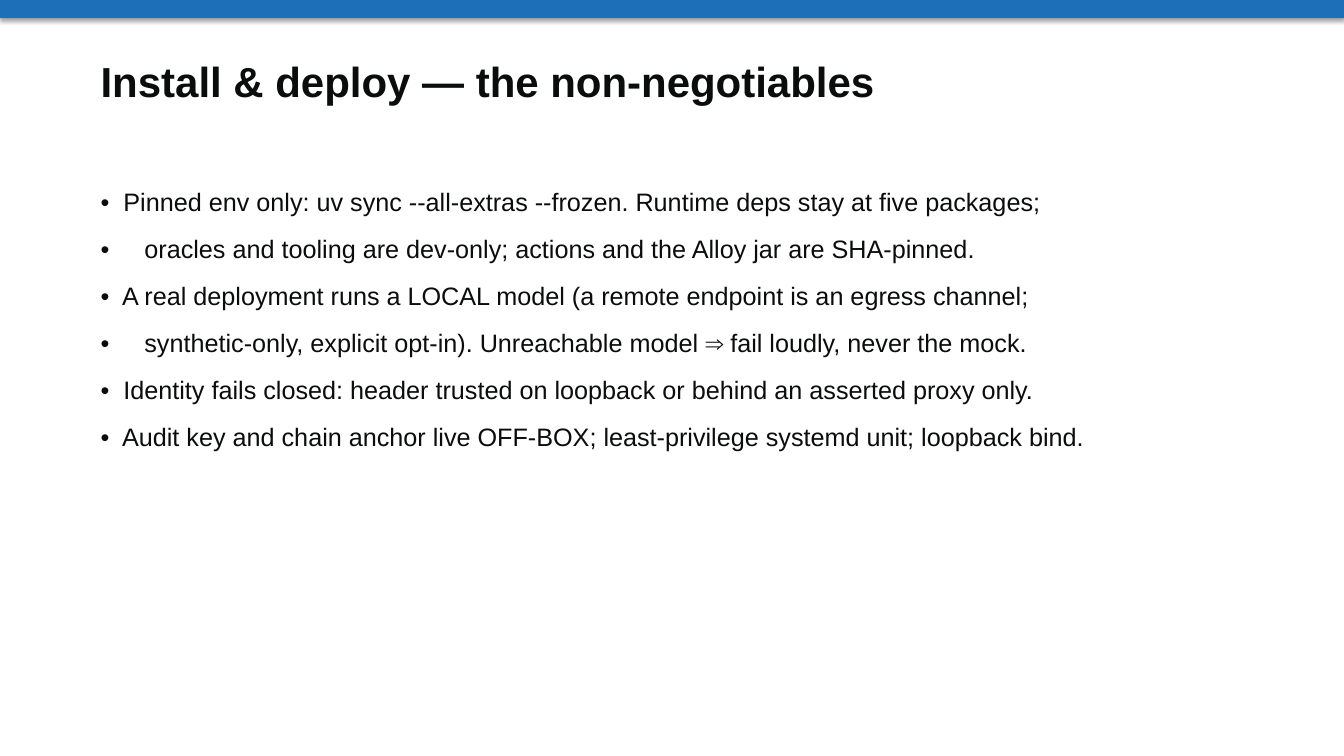
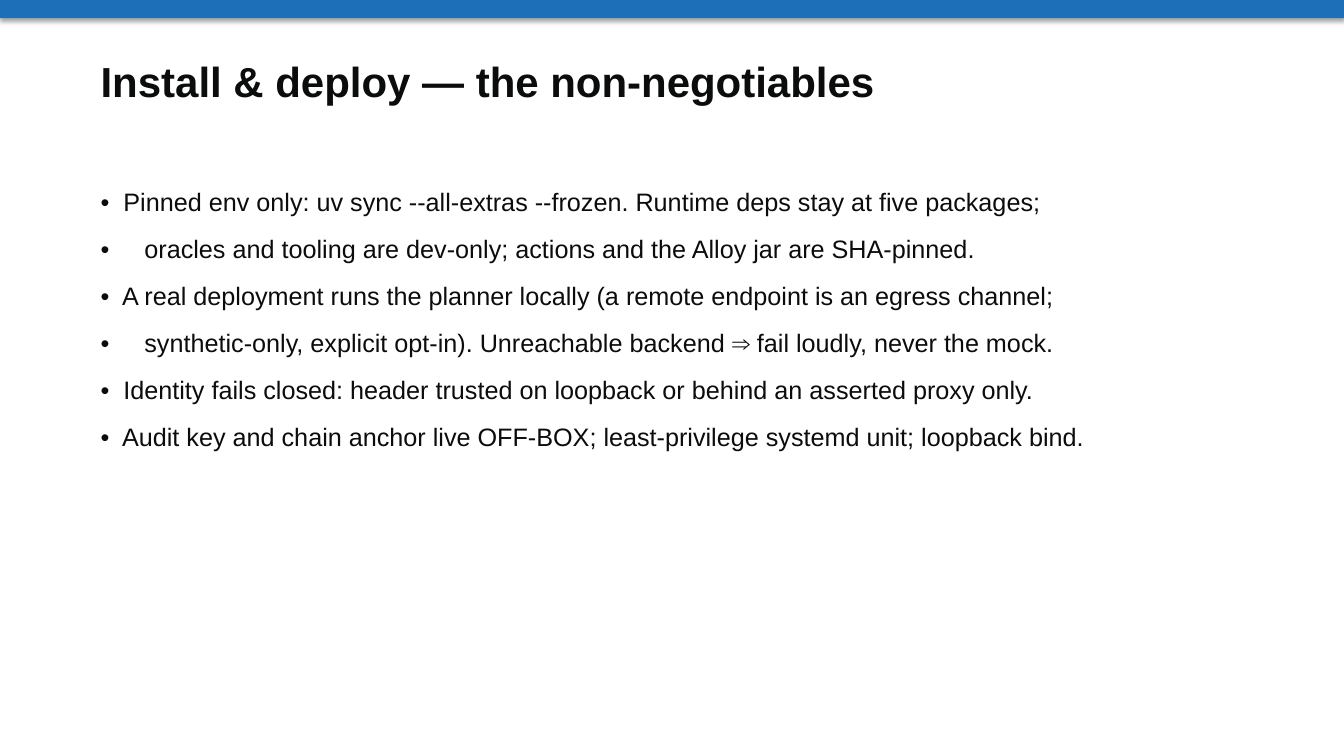
Before and after one commit to wadelab/safe-tre-agent, a slide deck: slide 9 of artifacts/GUIDELINES.ppt. Drawn at 1344x756 pixels with LibreOffice and Linux fonts; fonts in the diff are those of the drawing. Boxes give left, top, right and bottom in pixels: in the first picture for what was removed or moved away, otherwise in the second. Text is boxed around its words. In the diff, an @@ line names an element or a change of style, - is before the commit and + after.

Commit message:
Decks + UI: neutral "automated planner" language, regenerated
Terminology sweep across the deck generator and the web template: drop
"AI"/"LLM"/"robot"/"the model" framing in favour of "automated planner", which
is the accurate description of the untrusted boundary. Regenerated the two
committed explainer decks (ELIF.ppt, GUIDELINES.ppt) from the updated generator.

```diff
--- a/artifacts/GUIDELINES.ppt
+++ b/artifacts/GUIDELINES.ppt
@@ text at [122,286,1053,358]: text changed @@
-• A real deployment runs a LOCAL model (a remote endpoint is an egress channel;
-• synthetic-only, explicit opt-in). Unreachable model ⇒ fail loudly, never the mock.
+• A real deployment runs the planner locally (a remote endpoint is an egress channel;
+• synthetic-only, explicit opt-in). Unreachable backend ⇒ fail loudly, never the mock.
```
Also in this commit, not shown: 3 other files.
